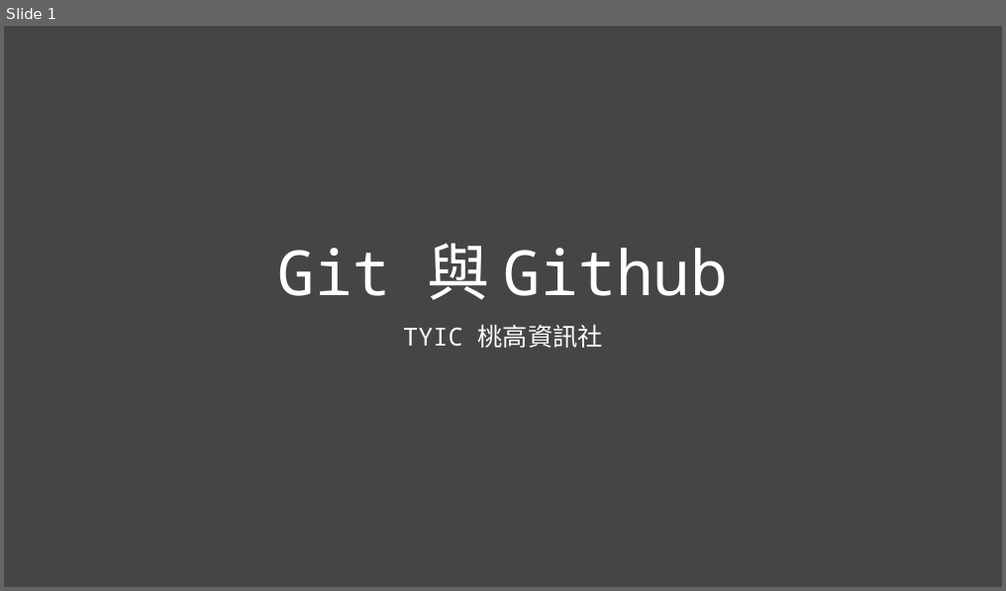
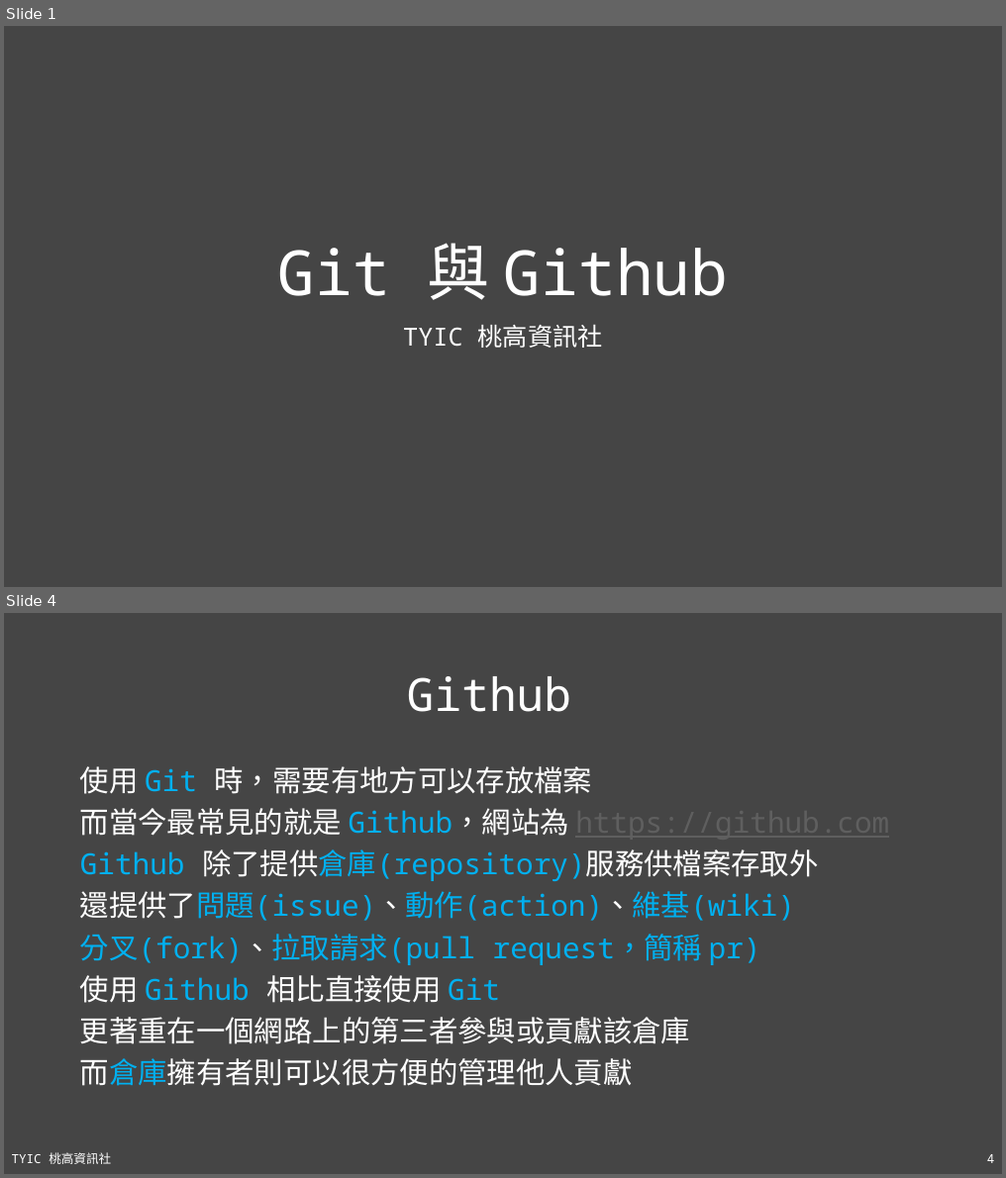
Before and after one commit to TYSHIC/slides, a slide deck: ppt/16_Git 與 Github.pptx. Shown one above the other, each under a label of ours: slide 1 before the commit, slides 1 and 4 after it; the slides between them are not shown. The pictures are 1006x591 and 1006x1178 pixels, drawn with LibreOffice and Linux fonts; fonts in the diff are those of the drawing. Boxes give left, top, right and bottom in pixels: in the first picture for what was removed or moved away, otherwise in the second. Text is boxed around its words. In the diff, an @@ line names an element or a change of style, - is before the commit and + after.

```diff
--- a/ppt/16_Git 與 Github.pptx
+++ b/ppt/16_Git 與 Github.pptx
@@ slide 4 added at (4, 613, 1002, 1174), background #454545 @@
@@ title added at (407, 676, 571, 712), 44 pt, text #FFFFFF @@
+Github
@@ text added at (80, 766, 818, 1086), 28 pt, text #00B0F0 @@
+使用 Git 時，需要有地方可以存放檔案
+而當今最常見的就是 Github，網站為 https://github.com
+Github 除了提供倉庫(repository)服務供檔案存取外
+還提供了問題(issue)、動作(action)、維基(wiki)
+分叉(fork)、拉取請求(pull request，簡稱 pr)
+使用 Github 相比直接使用 Git
+更著重在一個網路上的第三者參與或貢獻該倉庫
+而倉庫擁有者則可以很方便的管理他人貢獻
@@ text added at (12, 1153, 111, 1164), 12 pt, text #FFFFFF @@
+TYIC 桃高資訊社
@@ page number added at (987, 1155, 995, 1163), 12 pt, text #FFFFFF @@
+4
```
Also in this commit, not shown: 1 slide changed, 3 other slides added, 1 slide removed, 2 other files.
